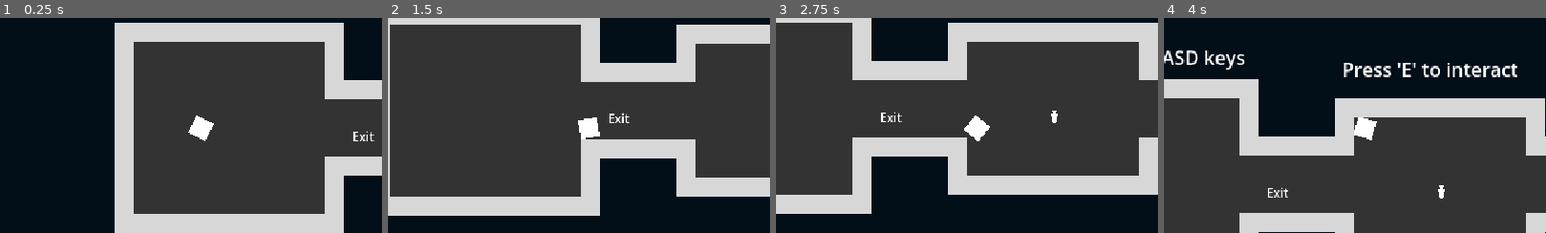
Above: before the commit, frames 1-4 (left to right).
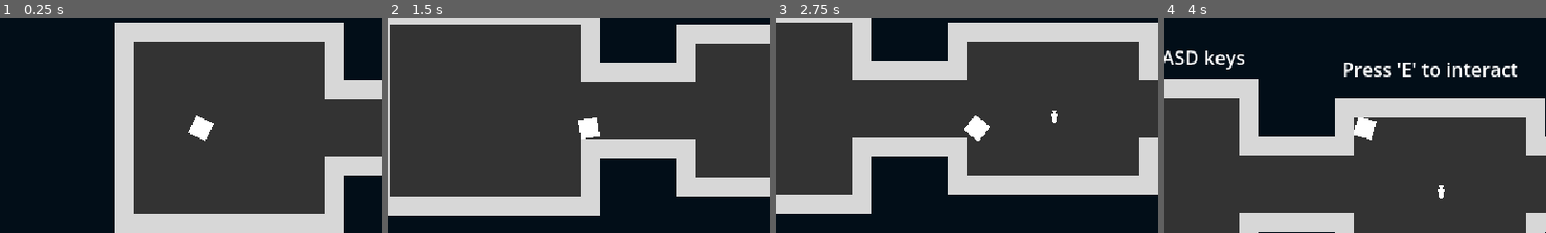
Above: after the commit, the same moments.

Repository: zMenta/Cubesh
Game: Godot game, scene res://main/main.tscn
Same seed, same stepped clock (60 frames per second), same inputs: the game is played once before the commit and once after it.
Inputs (mouse positions are % of the whole screen's width and height, from its top left):
- Up to frame 1 (0.25 s): no input
- Up to frame 2 (1.5 s): tap E (interact) at 0.5, 1.25 s; move the mouse to (72, 45) at 0.52 s; hold D (right) 0.53-1.28 s; click (72, 45) at 0.6 s; move the mouse to (30, 55) at 1.27 s; hold S (down) from 1.28 s (still down); tap Space (dodge) at 1.35 s
- Up to frame 3 (2.75 s): tap E (interact) at 2, 2.1 s; move the mouse to (60, 28) at 2.02 s; release S (down) at 2.03 s; hold D (right) from 2.03 s (still down)
- Up to frame 4 (4 s): tap E (interact) at 2.75, 3.5 s; move the mouse to (45, 70) at 2.77 s; release D (right) at 2.78 s; hold W (up) 2.78-3.53 s; click (45, 70) at 2.85 s; move the mouse to (80, 65) at 3.52 s; hold A (left) from 3.53 s (still down); tap Space (dodge) at 3.6 s
The pictures show only the part of the screen within x 24-74%, y 24-74%; the shares and areas given below are measured in that part.

The runs differ from the first frame. In frame 1, 0.1% of the frame differs, in the area x 92-98%, y 52-58%; in frame 2, 0.1%; in frame 3, 0.1%; in frame 4, 0.1%, in the area x 27-33%, y 78-84%.

Commit message:
portal_spawner tweak and map adjustments

Diff:
--- a/main/main.tscn
+++ b/main/main.tscn
@@ -16,7 +16,6 @@
 [node name="Map" type="Node2D" parent="."]
 
 [node name="Map1_1" parent="Map" instance=ExtResource("4_pw1q7")]
-layer_3/tile_data = PackedInt32Array(917505, 1, 131072, 589837, 1, 131072, 131050, 1, 131072, 131009, 1, 65536, 458753, 1, 131072, 1245197, 1, 131072, 1966098, 1, 327680, 131017, 1, 327680)
 
 [node name="Player" parent="." instance=ExtResource("1_khuke")]
 
--- a/maps/map_1_1.tscn
+++ b/maps/map_1_1.tscn
@@ -7,7 +7,7 @@
 layer_0/tile_data = PackedInt32Array(65528, 0, 0, 65529, 0, 0, 65530, 0, 0, 65531, 0, 0, 65532, 0, 0, 65533, 0, 0, -3,  …(4639 unchanged characters)…
 layer_1/tile_data = PackedInt32Array(131071, 0, 65536, 196607, 0, 65536, 65536, 0, 65536, 131072, 0, 65536, 65537, 0, 6 …(21816 unchanged characters)…
 layer_2/tile_data = PackedInt32Array(1966093, 1, 262144)
-layer_3/tile_data = PackedInt32Array(917505, 1, 131072, 589837, 1, 131072, 131050, 1, 131072, 131009, 1, 65536, 458753, 1, 131072, 1245197, 1, 131072, 1966098, 1, 327680)
+layer_3/tile_data = PackedInt32Array(917505, 1, 131072, 589837, 1, 131072, 131050, 1, 131072, 131009, 1, 65536, 458753, 1, 131072, 1245197, 1, 131072, 1966098, 1, 327680, 131007, 1, 327680)
 
 [node name="Label3" type="Label" parent="." index="0"]
 offset_left = -1061.0
--- a/maps/map_1_2.tscn
+++ b/maps/map_1_2.tscn
@@ -7,8 +7,8 @@
 [node name="Map1_2" instance=ExtResource("1_56ul8")]
 layer_0/tile_data = PackedInt32Array(-327666, 0, 0, -131058, 0, 0, -327665, 0, 0, -131057, 0, 0, -327657, 0, 0, -131049 …(8441 unchanged characters)…
 layer_1/tile_data = PackedInt32Array(1638369, 0, 65536, 1703905, 0, 65536, 1769441, 0, 65536, 1834977, 0, 65536, 190051 …(33420 unchanged characters)…
-layer_2/tile_data = PackedInt32Array(3538971, 1, 196608, 655407, 1, 262144)
-layer_3/tile_data = PackedInt32Array(-458733, 1, 65536, 2621 …(251 unchanged characters)… 2, 327711, 1, 131072, 1966054, 1, 131072)
+layer_2/tile_data = PackedInt32Array(655407, 1, 262144)
+layer_3/tile_data = PackedInt32Array(-458733, 1, 65536, 2621 …(251 unchanged characters)… 2, 327711, 1, 131072, 1966054, 1, 131072, 3538971, 1, 327680, 655361, 1, 327680)
 
 [node name="ItemDrop" parent="." index="0" instance=ExtResource("2_aw62f")]
 position = Vector2(-459, 432)
--- a/maps/props/portal_spawner/portal_spawner.gd
+++ b/maps/props/portal_spawner/portal_spawner.gd
@@ -3,8 +3,11 @@
 @export var portal_scene : PackedScene
 
 func _ready() -> void:
+	hide()
 	Gamestate.spawn_teleporter.connect(_spawn_portal)
 
 
 func _spawn_portal() -> void:
-	add_child(portal_scene.instantiate())
+	var portal := portal_scene.instantiate()
+	portal.global_position = global_position
+	Gamestate.add_node_to_world.emit(portal)
